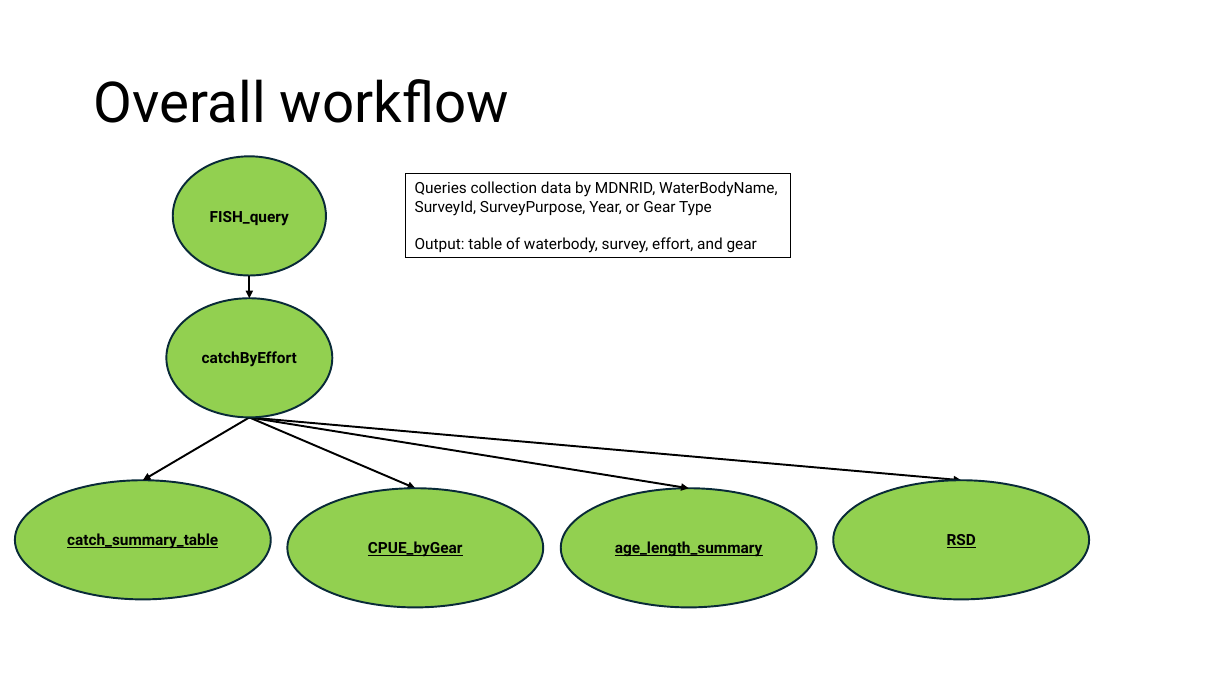
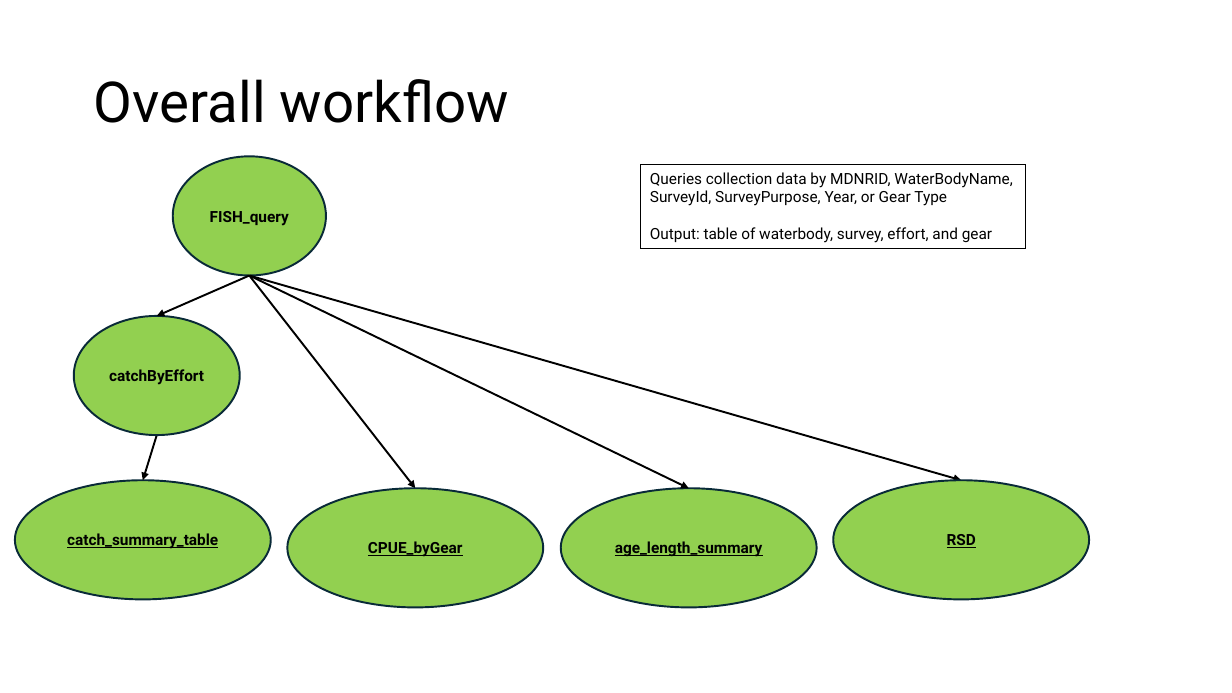
Before and after one commit to DNRFISH/MFA, a slide deck: slide 1 of dev/MFA_table_joins.pptx. Drawn at 1232x693 pixels with LibreOffice and Linux fonts; fonts in the diff are those of the drawing. Boxes give left, top, right and bottom in pixels: in the first picture for what was removed or moved away, otherwise in the second. Text is boxed around its words. In the diff, an @@ line names an element or a change of style, - is before the commit and + after.

```diff
--- a/dev/MFA_table_joins.pptx
+++ b/dev/MFA_table_joins.pptx
@@ rectangle "Queries collection data by MDNRID, ...": place and size @@
-rectangle "Queries collection data by MDNRID, ..." at (406,174,791,258)
+rectangle "Queries collection data by MDNRID, ..." at (640,165,1026,249)
@@ arrow moved from (250, 275) - (250, 299) to (250, 275) - (157, 316) @@
@@ arrow moved from (250, 418) - (961, 481) to (250, 275) - (961, 481) @@
@@ arrow moved from (250, 418) - (689, 488) to (250, 275) - (689, 488) @@
@@ arrow moved from (250, 418) - (415, 488) to (250, 275) - (415, 488) @@
@@ ellipse "catchByEffort": place and size @@
-ellipse "catchByEffort" at (166,299,333,418)
+ellipse "catchByEffort" at (74,316,240,435)
@@ arrow moved from (250, 418) - (143, 481) to (157, 435) - (143, 481) @@
```
Also in this commit, not shown: 1 other slide changed, 1 slide added.
